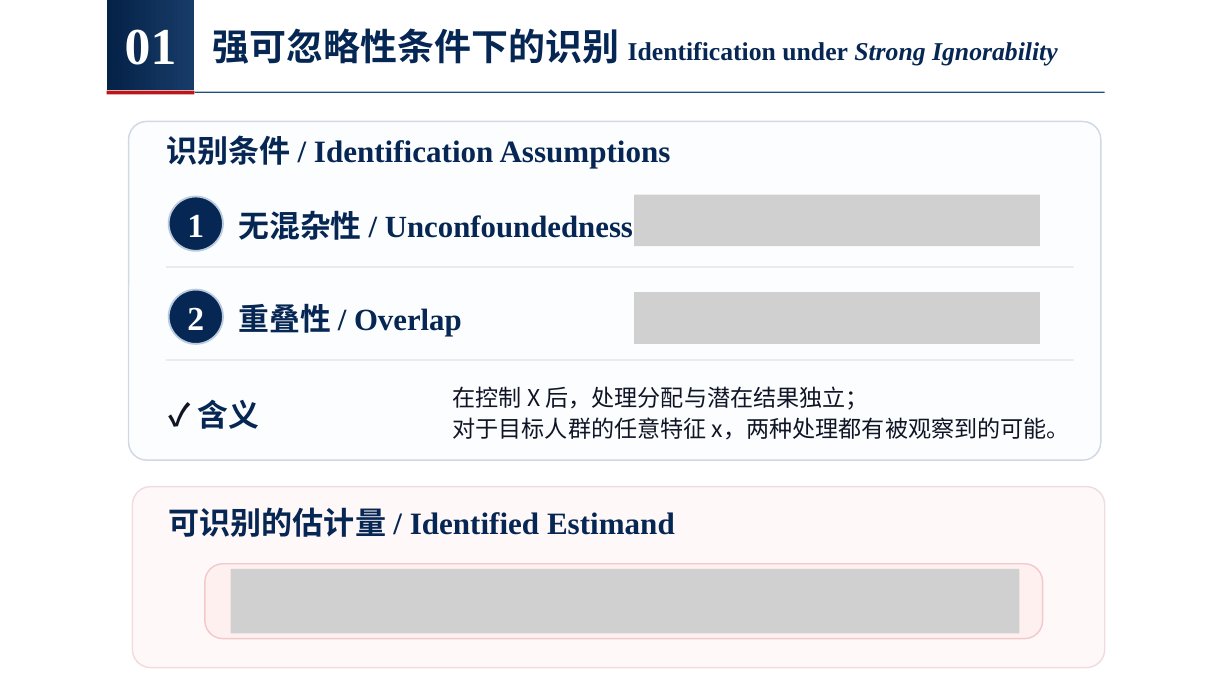
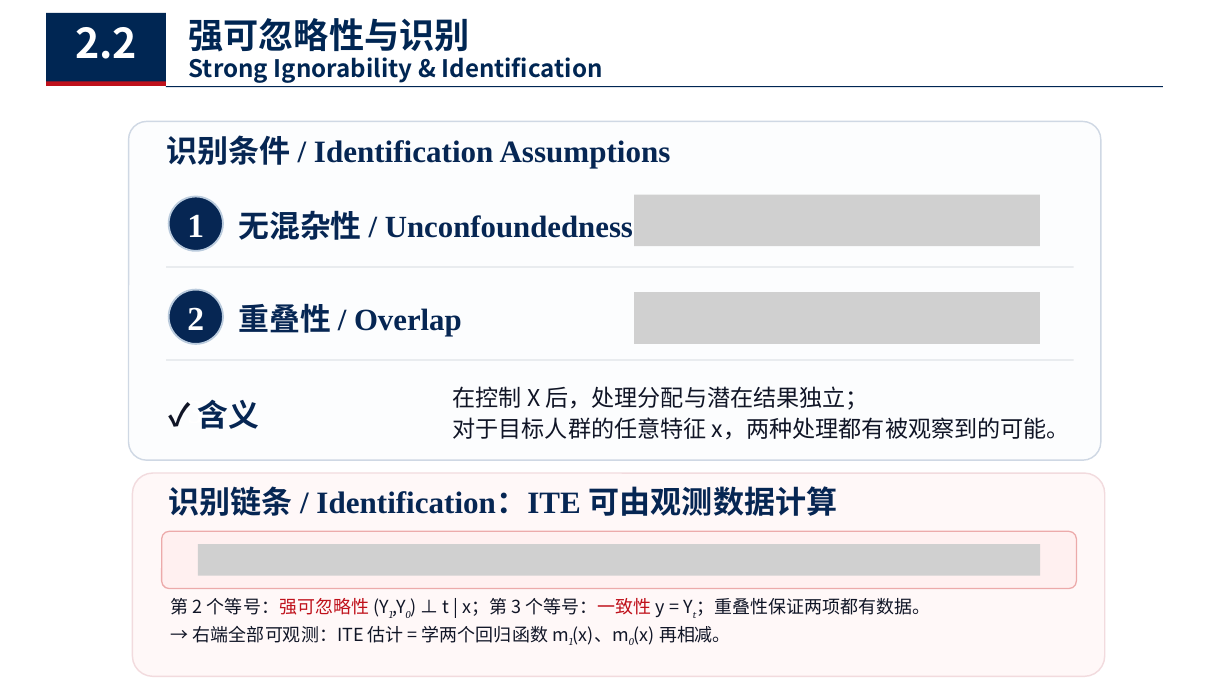
Before and after one commit to chanearly2002/Stastical_Computing, a slide deck: slide 8 of 个体处理效应估计.pptx (slide 5 before the commit). Drawn at 1232x693 pixels with LibreOffice and Linux fonts; fonts in the diff are those of the drawing; grey boxes stand for pictures. Boxes give left, top, right and bottom in pixels: in the first picture for what was removed or moved away, otherwise in the second. Text is boxed around its words. In the diff, an @@ line names an element or a change of style, - is before the commit and + after.

```diff
--- a/个体处理效应估计.pptx
+++ b/个体处理效应估计.pptx
@@ rectangle: place and size @@
-rectangle at (106, 0, 194, 91)
+rectangle at (46, 13, 165, 84)
@@ rectangle at (46, 13, 165, 84): fill gradient #052248 to #173C68 to #002653 @@
@@ text added at (75, 27, 137, 59), 32 pt, text #FFFFFF, bold @@
+2.2
@@ text removed at (125, 29, 177, 65) @@
-01
@@ text at (189, 18, 470, 58): text changed; size 20 to 27.4 pt; font Times New Roman to Noto Sans CJK SC; text colour #062653 to #002653 @@
-强可忽略性条件下的识别 Identification under Strong Ignorability
+强可忽略性与识别
@@ text added at (189, 57, 603, 83), 18.8 pt, text #002653, bold @@
+Strong Ignorability & Identification
@@ rectangle: place and size @@
-rectangle at (106, 91, 194, 94)
+rectangle at (46, 81, 165, 86)
@@ rectangle at (46, 81, 165, 86): fill #BA171D to #BF111B @@
@@ rectangle: place and size @@
-rectangle at (195, 91, 1105, 93)
+rectangle at (165, 86, 1163, 87)
@@ rectangle at (165, 86, 1163, 87): fill #244E80 to #002653 @@
@@ rounded rectangle: place and size @@
-rounded rectangle at (132, 487, 1104, 668)
+rounded rectangle at (132, 473, 1104, 677)
@@ text at (169, 486, 838, 516): text changed @@
-可识别的估计量 / Identified Estimand
+识别链条 / Identification：ITE 可由观测数据计算
@@ rounded rectangle: place and size @@
-rounded rectangle at (205, 564, 1043, 639)
+rounded rectangle at (162, 531, 1077, 589)
@@ rounded rectangle at (162, 531, 1077, 589): outline #F2C9CB 1.11 pt to #ECAAAA 1 pt; proportions changed @@
@@ picture added at (198, 544, 1041, 576) @@
@@ picture removed at (231, 569, 1020, 634) @@
@@ text added at (171, 598, 931, 645), 14 pt, text #101526 @@
+第 2 个等号：强可忽略性 (Y1,Y0) ⊥ t | x；第 3 个等号：一致性 y = Yt；重叠性保证两项都有数据。
+→ 右端全部可观测：ITE 估计 = 学两个回归函数 m1(x)、m0(x) 再相减。
```
Also in this commit, not shown: 9 other slides changed, 4 slides added, 1 other file.
